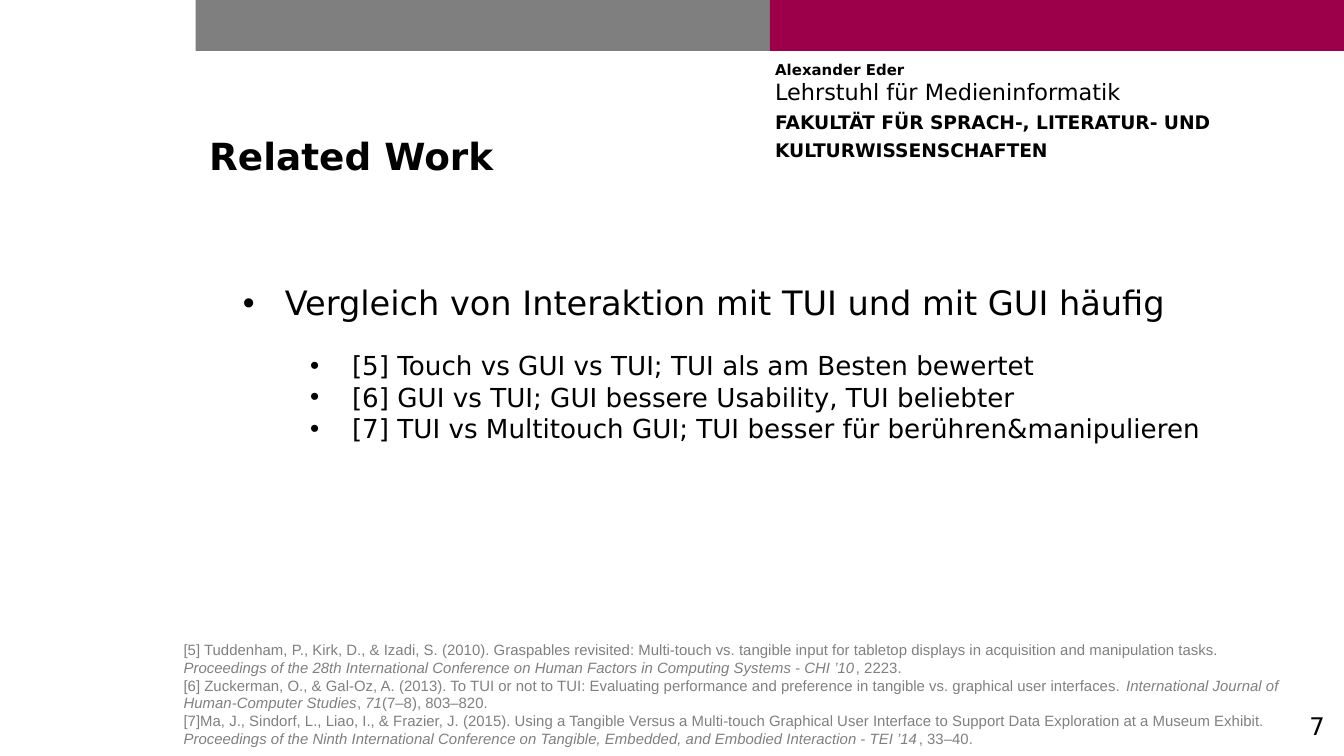
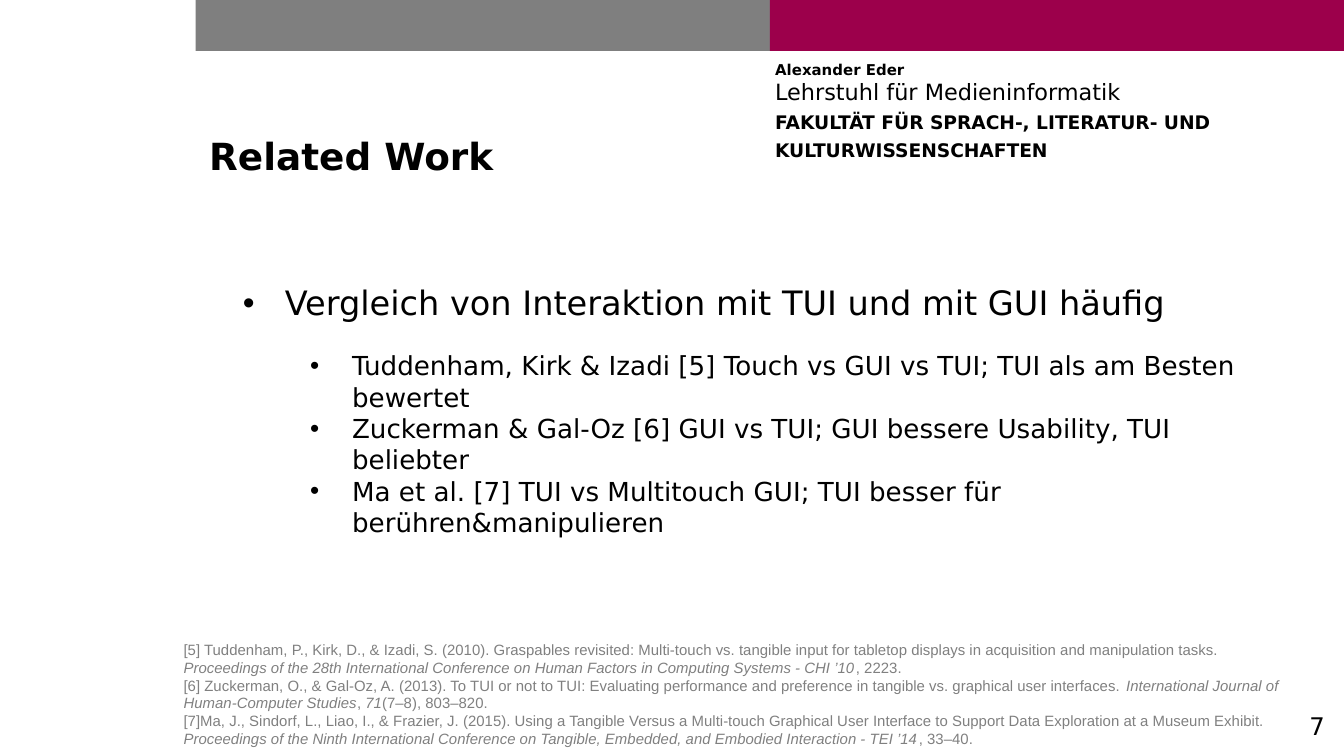
Before and after one commit to Labi132/Bachelor, a slide deck: slide 7 of Antrittsvortrag [Automatisch gespeichert].pptx. Drawn at 1344x756 pixels with LibreOffice and Linux fonts; fonts in the diff are those of the drawing; background and template pictures are left out. Boxes give left, top, right and bottom in pixels: in the first picture for what was removed or moved away, otherwise in the second. Text is boxed around its words. In the diff, an @@ line names an element or a change of style, - is before the commit and + after.

```diff
--- a/Antrittsvortrag [Automatisch gespeichert].pptx
+++ b/Antrittsvortrag [Automatisch gespeichert].pptx
@@ text at <box>352,355,1235,537</box>: text changed @@
-  • [5] Touch vs GUI vs TUI; TUI als am Besten bewertet
-  • [6] GUI vs TUI; GUI bessere Usability, TUI beliebter
-  • [7] TUI vs Multitouch GUI; TUI besser für berühren&manipulieren
+  • Tuddenham, Kirk & Izadi [5] Touch vs GUI vs TUI; TUI als am Besten bewertet
+  • Zuckerman & Gal-Oz [6] GUI vs TUI; GUI bessere Usability, TUI beliebter
+  • Ma et al. [7] TUI vs Multitouch GUI; TUI besser für berühren&manipulieren
```
